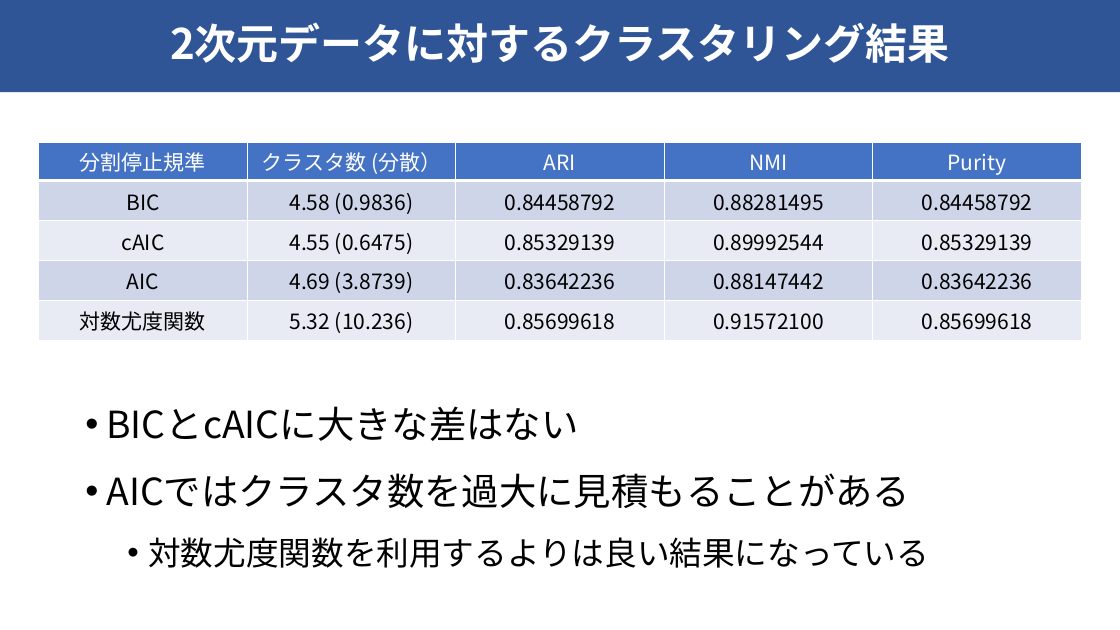
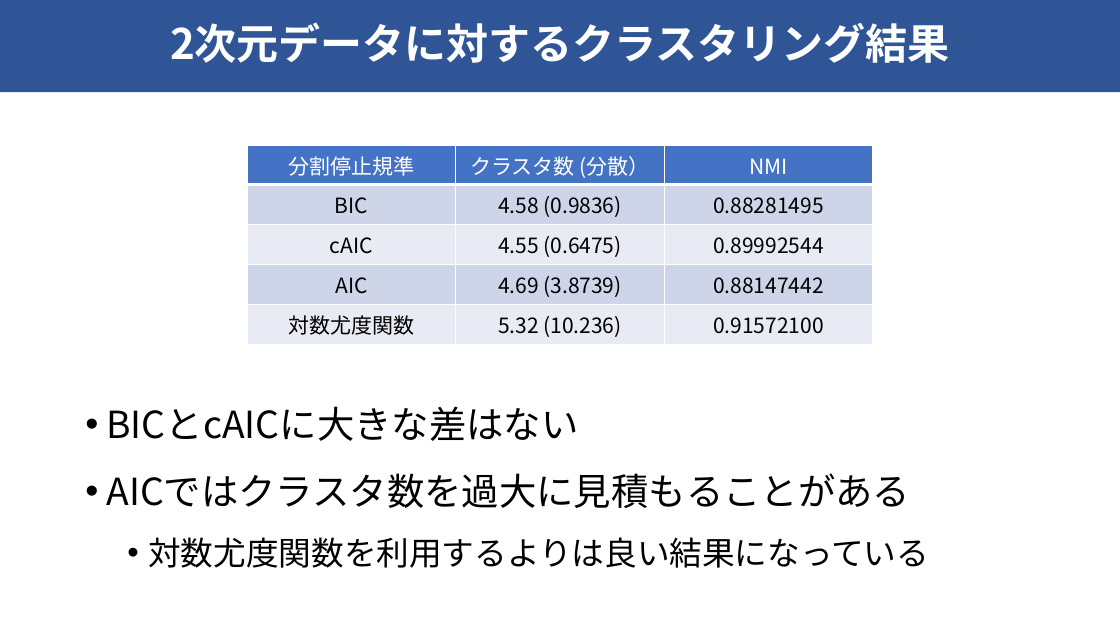
Before and after one commit to raryosu/graduation-research, a slide deck: slide 11 of docs/interim-presen/interim_hagihara.pptx (slide 12 before the commit). Drawn at 1120x630 pixels with LibreOffice and Linux fonts; fonts in the diff are those of the drawing. Boxes give left, top, right and bottom in pixels: in the first picture for what was removed or moved away, otherwise in the second. Text is boxed around its words. In the diff, an @@ line names an element or a change of style, - is before the commit and + after.

```diff
--- a/docs/interim-presen/interim_hagihara.pptx
+++ b/docs/interim-presen/interim_hagihara.pptx
@@ table at [247,146,872,344] @@
-column 3: ARI | 0.84458792 | 0.85329139 | 0.83642236 | 0.85699618
-column 5: Purity | 0.84458792 | 0.85329139 | 0.83642236 | 0.85699618
@@ table: place and size @@
-table at [39,142,1081,339]
+table at [247,146,872,344]
```
Also in this commit, not shown: 5 other slides changed, 4 slides added, 1 slide removed, 5 other files.
